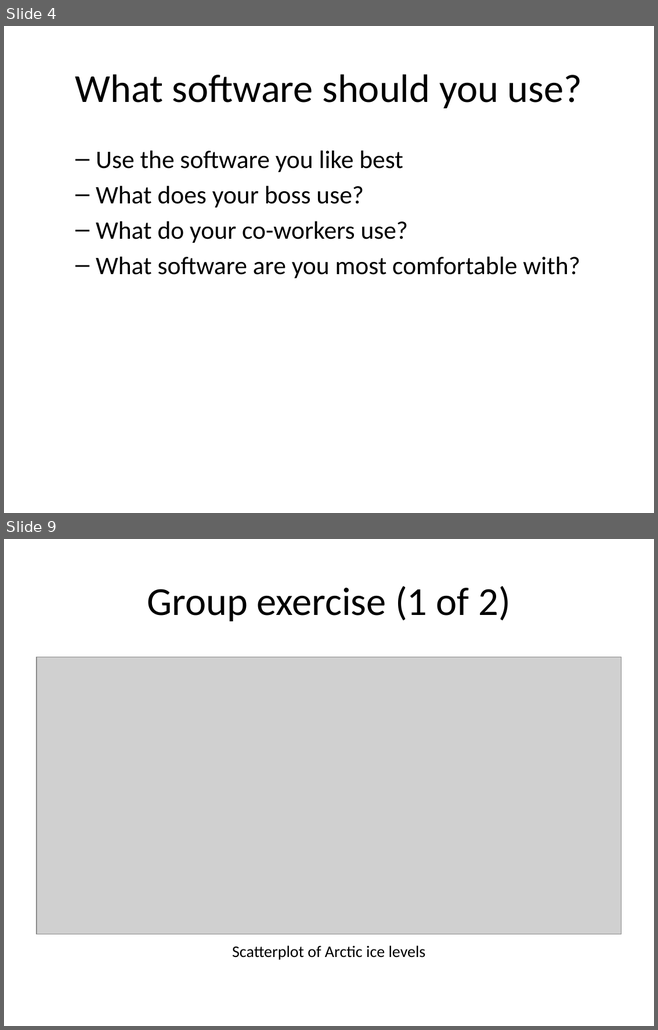
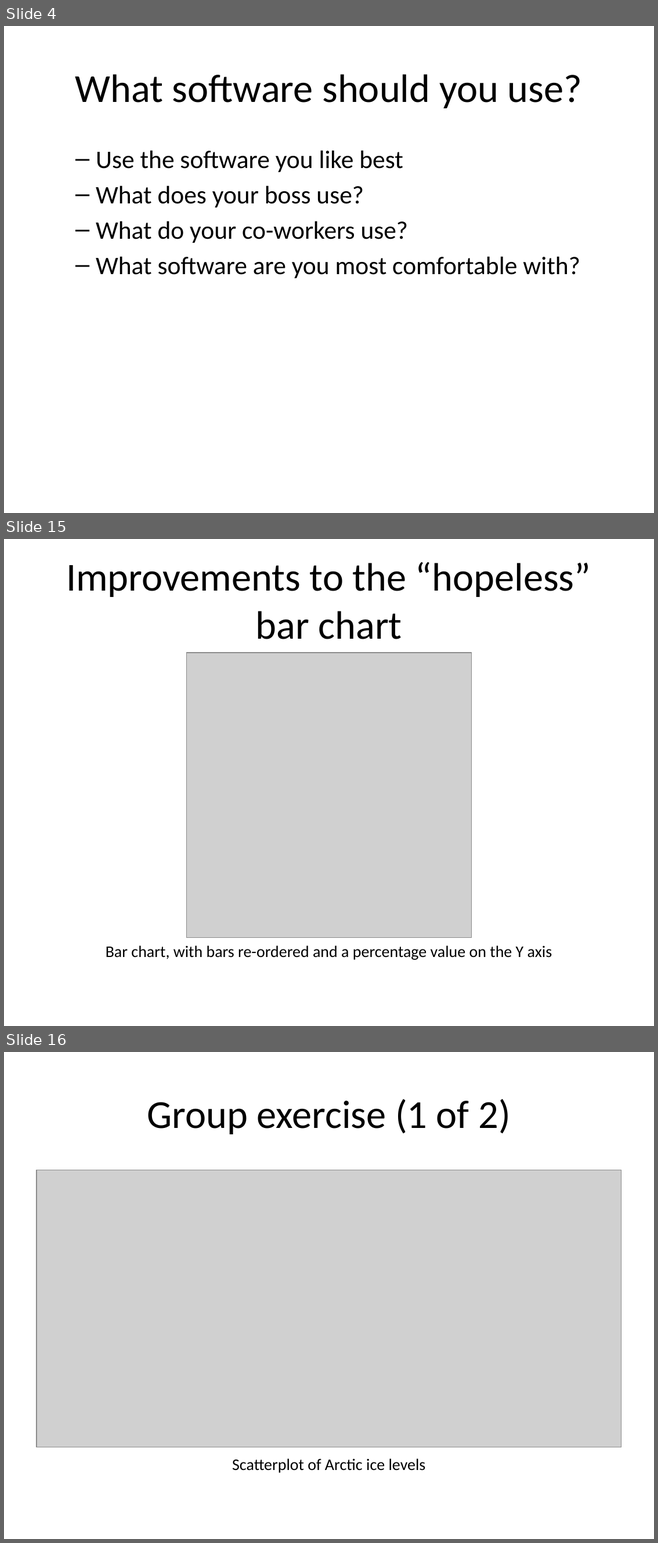
Before and after one commit to pmean/data-visualization, a slide deck: data-viz-01/src/v01-main-scatterplots.pptx. Shown one above the other, each under a label of ours: slides 4 and 9 before the commit, slides 4, 15 and 16 after it; the slides between them are not shown. The pictures are 658x1030 and 658x1543 pixels, drawn with LibreOffice and Linux fonts; fonts in the diff are those of the drawing; grey boxes stand for pictures. Boxes give left, top, right and bottom in pixels: in the first picture for what was removed or moved away, otherwise in the second. Text is boxed around its words. In the diff, an @@ line names an element or a change of style, - is before the commit and + after.

```diff
--- a/data-viz-01/src/v01-main-scatterplots.pptx
+++ b/data-viz-01/src/v01-main-scatterplots.pptx
@@ slide 15 added at (x1=4, y1=539, x2=654, y2=1026), background #FFFFFF @@
@@ title added at (x1=66, y1=562, x2=590, y2=639), 44 pt, text #000000 @@
+Improvements to the “hopeless” bar chart
@@ picture added at (x1=187, y1=653, x2=471, y2=938) @@
@@ text added at (x1=106, y1=946, x2=552, y2=960), 18 pt, text #000000 @@
+Bar chart, with bars re-ordered and a percentage value on the Y axis
@@ what was slide 9 is now slide 16 @@
```
Also in this commit, not shown: 10 other slides added, 4 slides removed, 5 other files.
